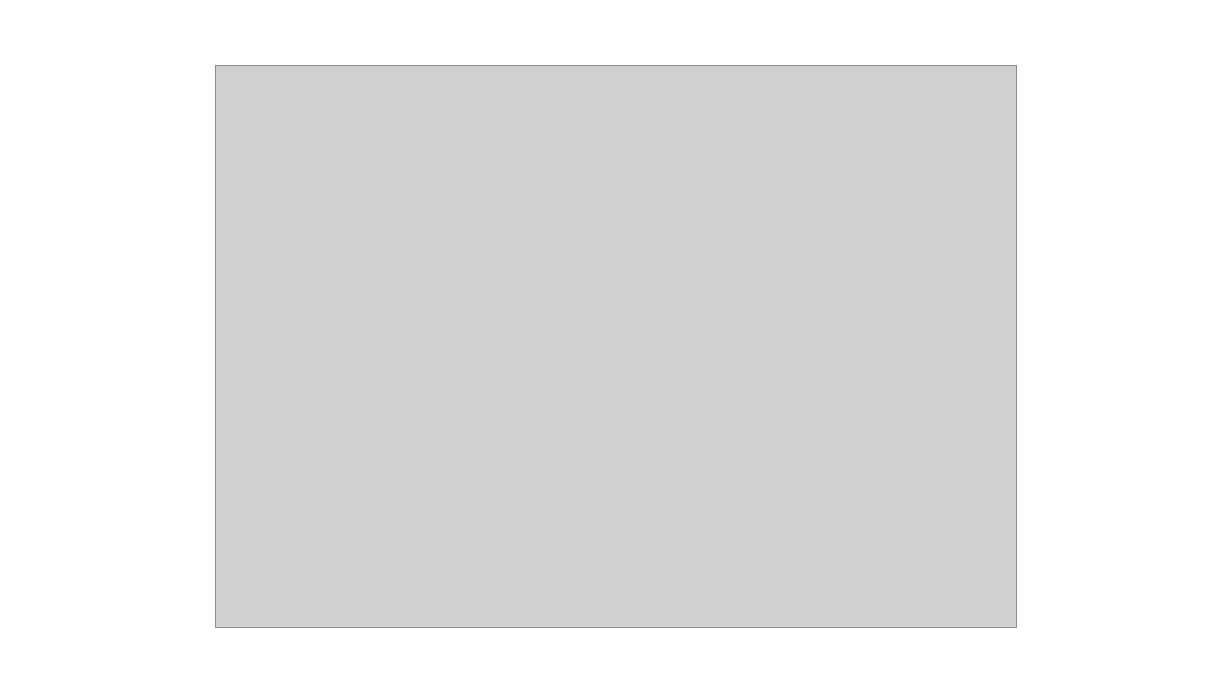
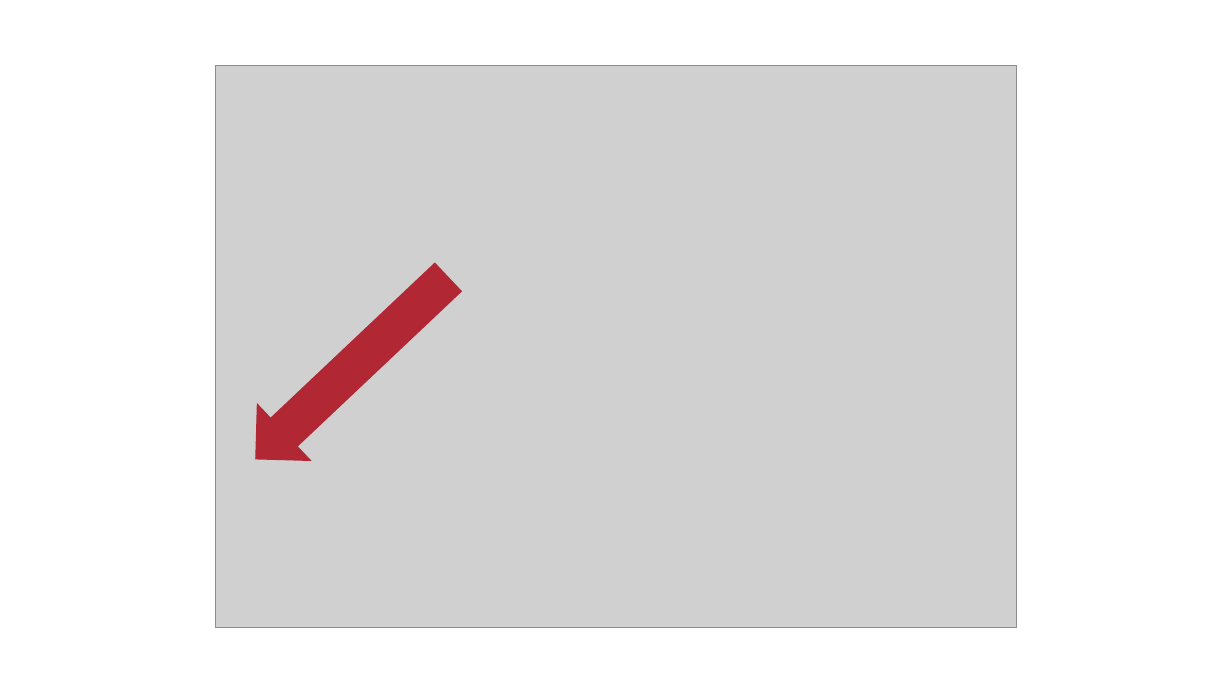
Before and after one commit to kugushev/presentations, a slide deck: slide 13 of 2019_VisualStudio-And-Docker/Presentation.pptx (slide 4 before the commit). Drawn at 1232x693 pixels with LibreOffice and Linux fonts; fonts in the diff are those of the drawing; grey boxes stand for pictures. Boxes give left, top, right and bottom in pixels: in the first picture for what was removed or moved away, otherwise in the second. Text is boxed around its words. In the diff, an @@ line names an element or a change of style, - is before the commit and + after.

```diff
--- a/2019_VisualStudio-And-Docker/Presentation.pptx
+++ b/2019_VisualStudio-And-Docker/Presentation.pptx
@@ down arrow added at (x1=229, y1=249, x2=474, y2=487), fill #B12733, outline #B12733 1 pt @@
```
Also in this commit, not shown: 12 other slides changed, 12 slides added, 1 other file.
